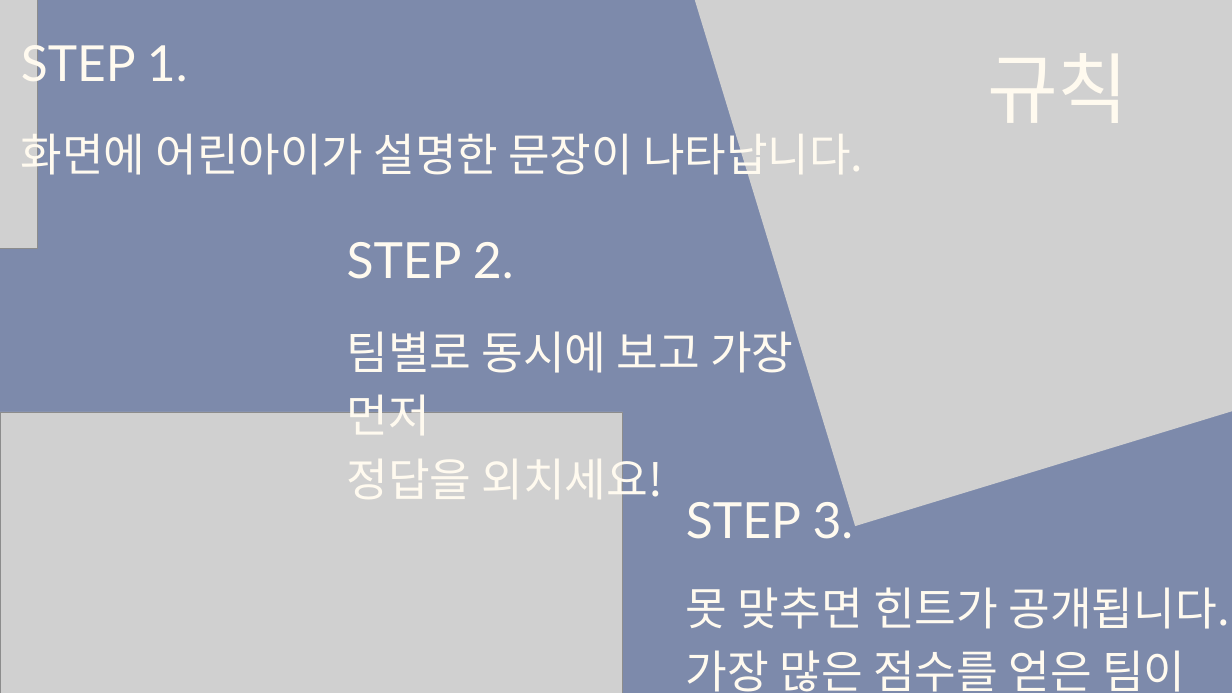
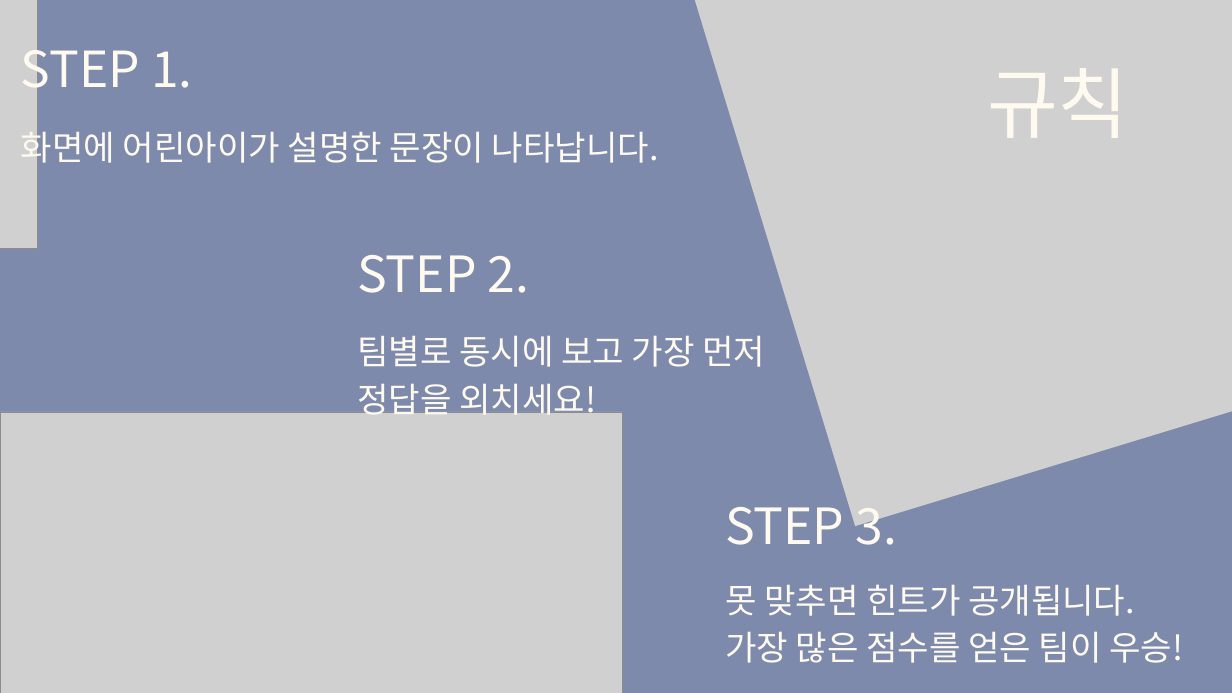
Before and after one commit to tkdgns25300/sunday_play, a slide deck: slide 2 of public/downloads/games/eye-level-quiz/rules.pptx. Drawn at 1232x693 pixels with LibreOffice and Linux fonts; fonts in the diff are those of the drawing; grey boxes stand for pictures. Boxes give left, top, right and bottom in pixels: in the first picture for what was removed or moved away, otherwise in the second. Text is boxed around its words. In the diff, an @@ line names an element or a change of style, - is before the commit and + after.

```diff
--- a/public/downloads/games/eye-level-quiz/rules.pptx
+++ b/public/downloads/games/eye-level-quiz/rules.pptx
@@ text "규칙": place and size @@
-text "규칙" at (987, 53, 1129, 123)
+text "규칙" at (987, 68, 1129, 138)
@@ text "화면에 어린아이가 설명한 문장이 나타납니다." at (21, 126, 659, 170): size 52.9 to 40 pt; line spacing 74pt to 56pt @@
@@ text "STEP 2.": place and size @@
-text "STEP 2." at (347, 242, 514, 279)
+text "STEP 2." at (357, 255, 530, 293)
@@ text "팀별로 동시에 보고 가장 먼저": place and size @@
-text "팀별로 동시에 보고 가장 먼저" at (347, 331, 793, 508)
+text "팀별로 동시에 보고 가장 먼저" at (357, 336, 765, 422)
@@ text "팀별로 동시에 보고 가장 먼저" at (357, 336, 765, 422): size 53 to 40 pt; line spacing 74.2pt to 56pt @@
@@ font Lato to Noto Sans CJK KR in 4 elements at (21, 37, 192, 100), (987, 68, 1129, 138), (357, 255, 530, 293), (725, 507, 898, 557) @@
@@ text "STEP 3.": place and size @@
-text "STEP 3." at (686, 495, 854, 539)
+text "STEP 3." at (725, 507, 898, 557)
@@ text "못 맞추면 힌트가 공개됩니다." at (725, 584, 1183, 663): size 53 to 40 pt; line spacing 74.2pt to 56pt @@
@@ text "못 맞추면 힌트가 공개됩니다.": place and size @@
-text "못 맞추면 힌트가 공개됩니다." at (686, 587, 1230, 692)
+text "못 맞추면 힌트가 공개됩니다." at (725, 584, 1183, 663)
```
Also in this commit, not shown: 48 other slides changed, 1 slide added, 3 other files.
